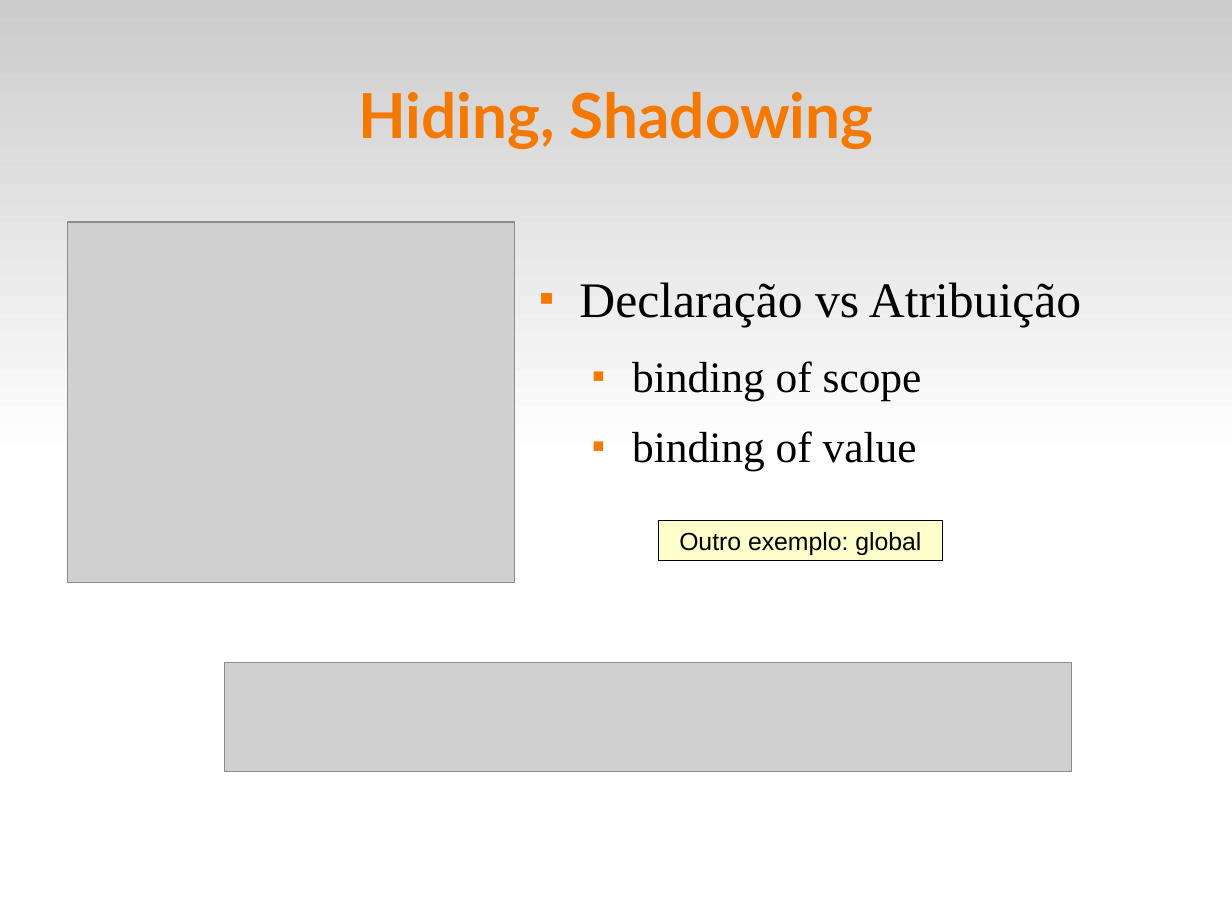
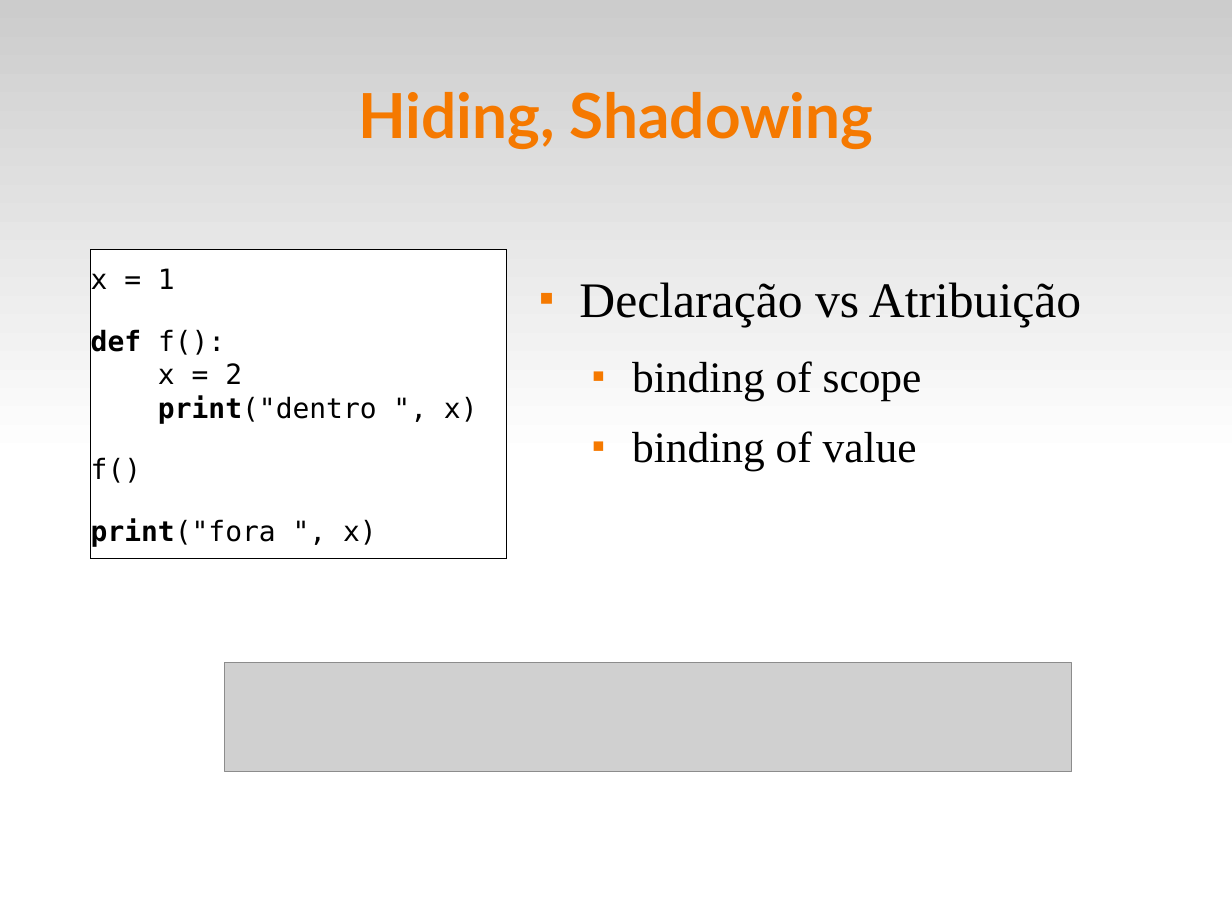
Before and after one commit to fsantanna-uerj/EDL, a slide deck: slide 9 of slides/edl-04-scope.odp (slide 7 before the commit). Drawn at 1232x924 pixels with LibreOffice and Linux fonts; fonts in the diff are those of the drawing; grey boxes stand for pictures. Boxes give left, top, right and bottom in pixels: in the first picture for what was removed or moved away, otherwise in the second. Text is boxed around its words. In the diff, an @@ line names an element or a change of style, - is before the commit and + after.

```diff
--- a/slides/edl-04-scope.odp
+++ b/slides/edl-04-scope.odp
@@ picture removed at <box>67,222,514,584</box> @@
@@ rectangle added at <box>91,250,506,559</box>, fill #FFFFFF, outline #000000 0 pt, 18 pt, text #000000 @@
+x = 1
+def f():
+x = 2
+print("dentro ", x)
+f()
+print("fora ", x)
@@ rectangle removed at <box>658,521,944,561</box> @@
-Outro exemplo: global
```
Also in this commit, not shown: 6 other slides changed, 3 slides added, 7 other files.
